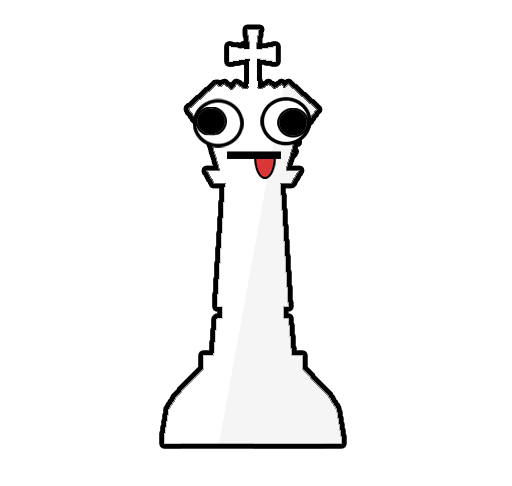
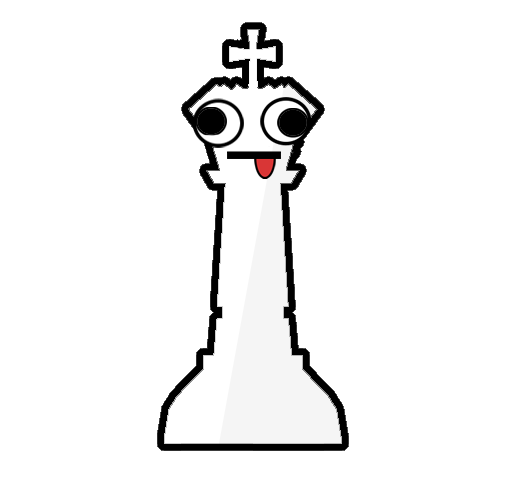
The second 512×486 image is a revision of the first. Changes to its layers:
removed layer "Layer 2" over [164, 29, 342, 410]
added layer "Layer 2 copy" above "Layer 2 copy 2" over [164, 29, 342, 410]
added layer "Layer 2 copy 2" above "Layer 4" over [164, 29, 342, 410]
added layer "Layer 4" above "Layer 3" over [157, 22, 349, 451]
added layer "Layer 3" over [157, 22, 349, 451]
